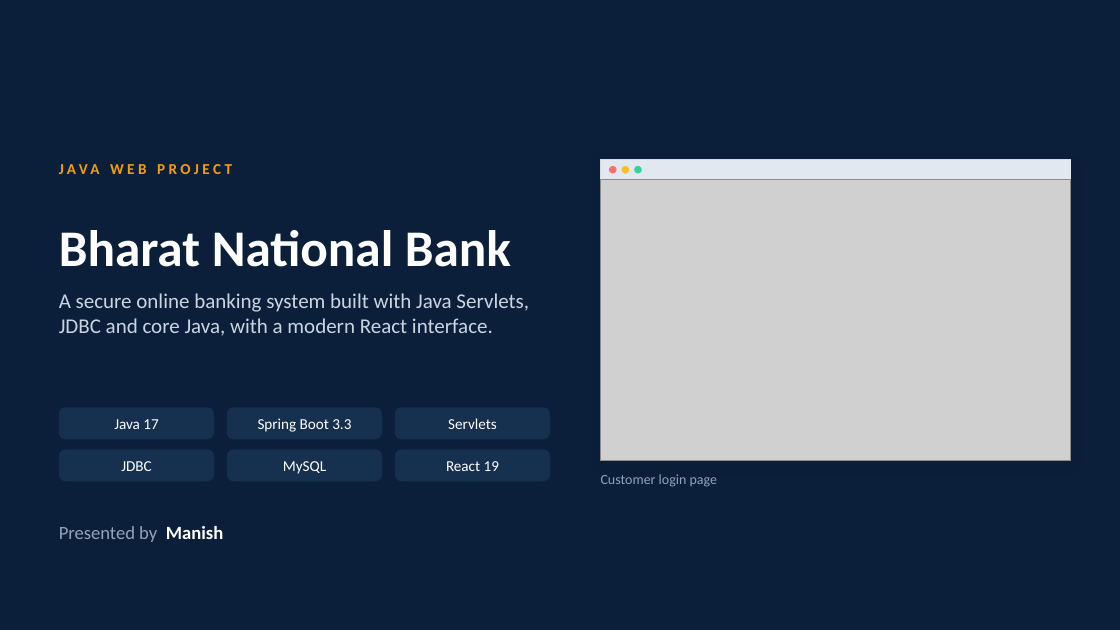
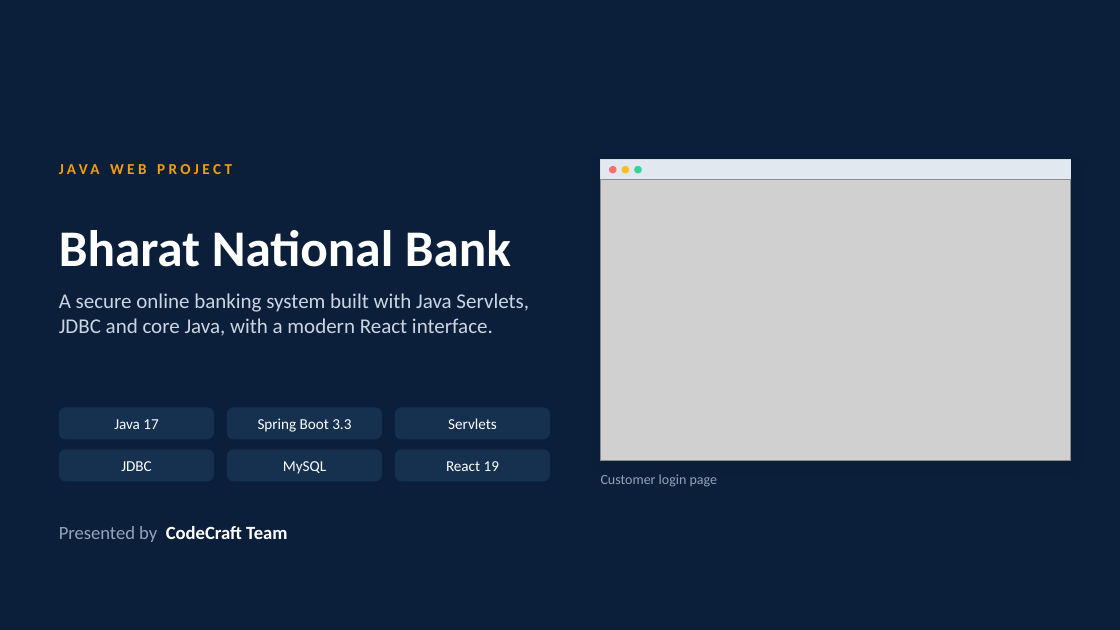
Before and after one commit to Diwanshuraj/Banking_System, a slide deck: slide 1 of Banking_System_Presentation_Final.pptx. Drawn at 1120x630 pixels with LibreOffice and Linux fonts; fonts in the diff are those of the drawing; grey boxes stand for pictures. Boxes give left, top, right and bottom in pixels: in the first picture for what was removed or moved away, otherwise in the second. Text is boxed around its words. In the diff, an @@ line names an element or a change of style, - is before the commit and + after.

```diff
--- a/Banking_System_Presentation_Final.pptx
+++ b/Banking_System_Presentation_Final.pptx
@@ text at (59, 526, 287, 542): text changed; text colour #94A3B8 to #FFFFFF; bold on @@
-Presented by Manish
+Presented by CodeCraft Team
```
Also in this commit, not shown: 5 other slides changed, 4 other files.
